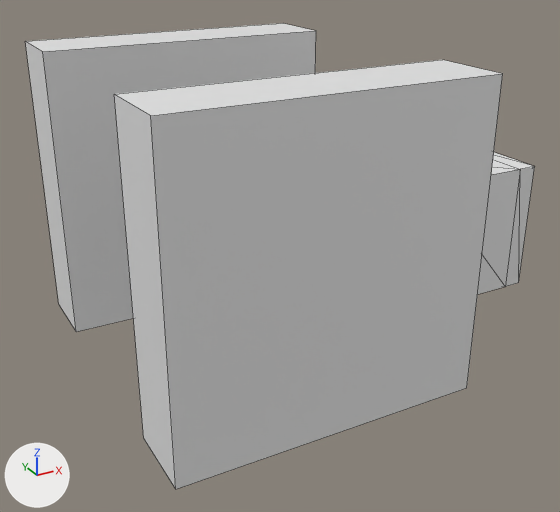
Two versions of the FBX model game proj/tilemappings/exported/corner.fbx, one commit apart.
One viewpoint serves both versions: a 50 mm lens placed at (-2.04, -2.35, 1.41), pointed at (-0.82, -0.13, 0.3). The lights are fixed; the arrows at lower left show +X, +Y and +Z. Mesh edges are drawn as thin lines. Where no turn or scale is listed for an object, it has been applied to the vertices.

The first picture shows 'corner inverted', 'window sqrer', 'window w/sill'.
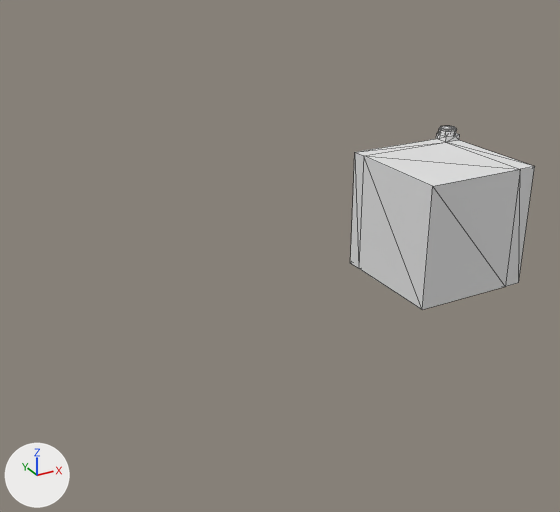
Where the change shows, as pixel boxes [x1, y1, x2, y2] in the pictures (560 x 512 px):
'window w/sill', deleted
    before: [114, 60, 503, 489]
'window sqrer', deleted
    before: [25, 23, 316, 332]
'corner inverted', unchanged, uncovered by the edit
    before: [478, 152, 535, 294]
    after: [350, 126, 535, 310]

Edits to the bpy script that builds the scene:
```text
Remove ob_window_w_sill:
    ob_window_w_sill = bpy.data.objects.new('window w/sill', me_mesh_002)
    ob_window_w_sill.location = (-0.98, -0.634, 0.0)
Remove ob_window_sqrer:
    ob_window_sqrer = bpy.data.objects.new('window sqrer', me_mesh_001)
    ob_window_sqrer.location = (-0.98, 0.351, 0.0)
```
